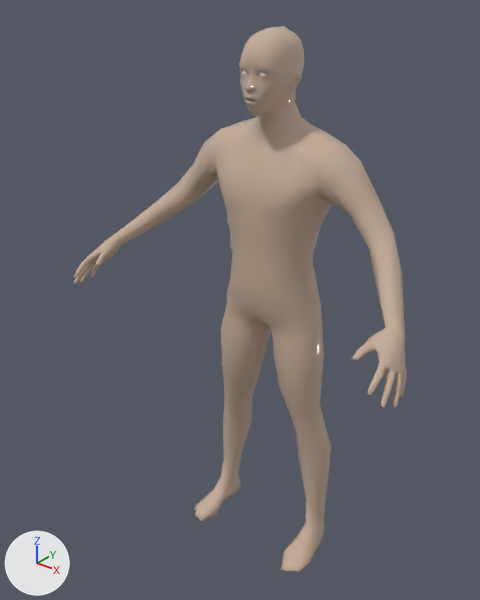
The FBX model Assets/Models/char.fbx: old version first, new version second.
The view is the same before and after, from a 50 mm lens placed at (11.83, -16.83, 19.59), pointed at (-0.5, -1.41, 10.03). Every picture has the same lights, and +X, +Y and +Z are marked at lower left.

In view in the first picture: 'Char:Male1591'.
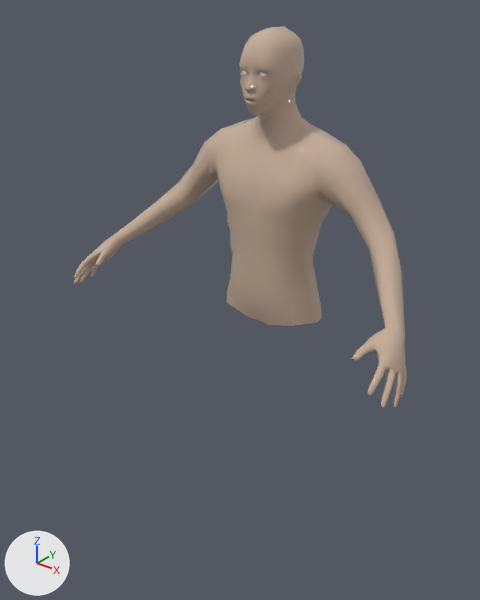
The change in detail:
me_char_male1591_001 is used by ob_char_male1591; location (0.0, 0.0, 0.0).
me_char_male1591_001 had 1591 vertices, 1570 faces and spanned x -6.2..6.2, y -4.1..1.0, z 0.0..18.3.
me_char_male1591_001 now has 1364 vertices, 1336 faces and spans x -6.2..6.2, y -4.1..1.0, z 9.0..18.3.
Part 1, on me_char_male1591_001:
227 vertices are removed from x -2.6..2.6, y -2.1..0.7, z 0.0..9.2.
234 faces are deleted.

Where the change shows, as pixel boxes [x1, y1, x2, y2] in the pictures (480 x 600 px):
'Char:Male1591', reshaped (30% shorter): before [74, 26, 407, 572]; after [74, 26, 407, 408]
part 1 of me_char_male1591_001, deleted (brown): before [194, 303, 331, 572]
